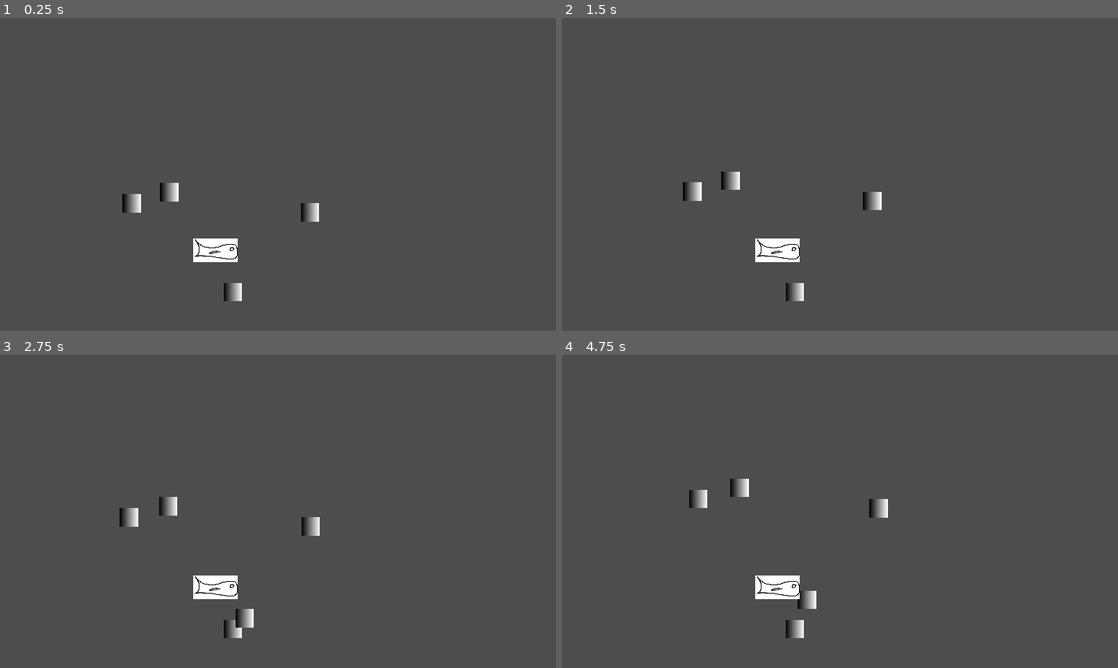
Above: before the commit, frames 1-4 (two rows, left to right).
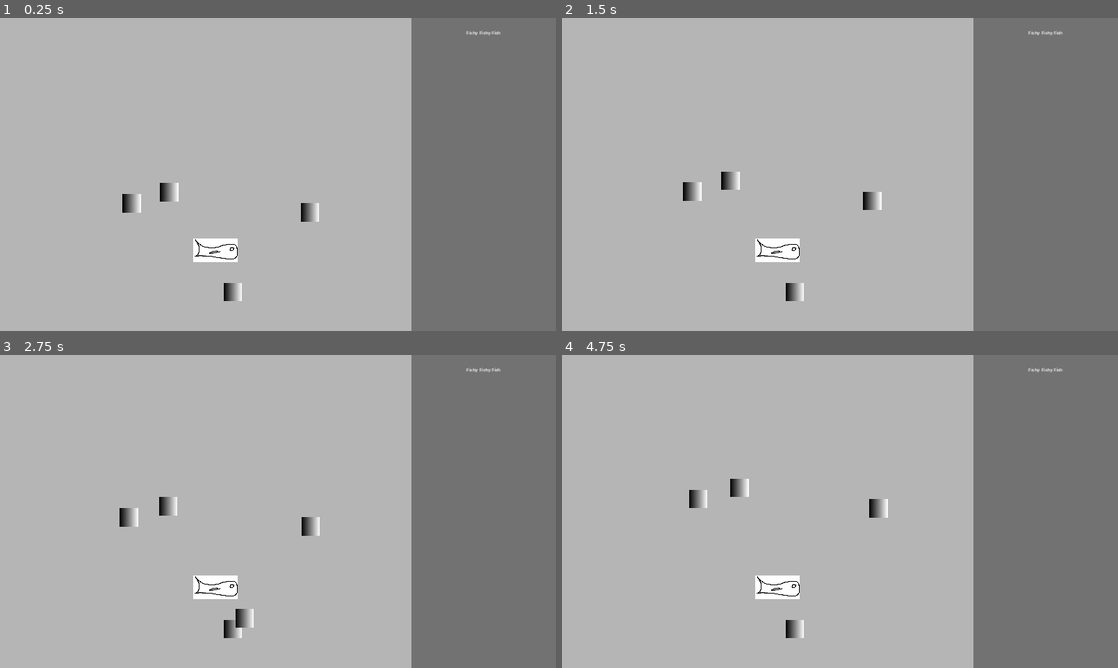
Above: after the commit, the same moments.

Repository: The-breakbar/Blub-Blub-Pop
Game: Godot game, scene res://scenes/main.tscn
The game is run twice, just before and just after one commit, with the same random seed, the same clock (stepped at 60 frames per second) and the same inputs.
Inputs:
- Up to frame 1 (0.25 s): no input
- Up to frame 2 (1.5 s): no input
- Up to frame 3 (2.75 s): no input
- Up to frame 4 (4.75 s): no input

The runs differ from the first frame. In frame 1, 99% of the frame differs, in the area x 0-100%, y 0-100%; in frame 2, 99%; in frame 3, 98%; in frame 4, 99%.

Commit message:
added fish collision

Diff:
--- a/project.godot
+++ b/project.godot
@@ -30,6 +30,10 @@
 window/stretch/mode="canvas_items"
 window/stretch/aspect="expand"
 
+[global_group]
+
+bubbles=""
+
 [input]
 
 toggle_fullscreen={
--- a/scenes/bubble.tscn
+++ b/scenes/bubble.tscn
@@ -46,7 +46,8 @@
 "click": SubResource("Animation_nbtnp")
 }
 
-[node name="bubble" type="RigidBody2D" node_paths=PackedStringArray("animation")]
+[node name="bubble" type="RigidBody2D" node_paths=PackedStringArray("animation") groups=["bubbles"]]
+collision_mask = 0
 input_pickable = true
 gravity_scale = -0.2
 lock_rotation = true
--- a/scenes/main.tscn
+++ b/scenes/main.tscn
@@ -55,4 +55,52 @@
 
 [node name="Timer" type="Timer" parent="audio"]
 
+[node name="ui" type="Control" parent="."]
+layout_mode = 3
+anchors_preset = 15
+anchor_right = 1.0
+anchor_bottom = 1.0
+grow_horizontal = 2
+grow_vertical = 2
+size_flags_horizontal = 4
+mouse_filter = 2
+
+[node name="screenContainer" type="HBoxContainer" parent="ui"]
+layout_mode = 1
+anchors_preset = 15
+anchor_right = 1.0
+anchor_bottom = 1.0
+grow_horizontal = 2
+grow_vertical = 2
+mouse_filter = 2
+theme_override_constants/separation = 0
+
+[node name="game" type="ColorRect" parent="ui/screenContainer"]
+z_index = -1
+layout_mode = 2
+size_flags_horizontal = 3
+mouse_filter = 2
+color = Color(1, 1, 1, 0.584314)
+
+[node name="shop" type="ColorRect" parent="ui/screenContainer"]
+custom_minimum_size = Vector2(500, 0)
+layout_mode = 2
+color = Color(1, 1, 1, 0.211765)
+
+[node name="VBoxContainer" type="VBoxContainer" parent="ui/screenContainer/shop"]
+layout_mode = 1
+anchors_preset = 15
+anchor_right = 1.0
+anchor_bottom = 1.0
+grow_horizontal = 2
+grow_vertical = 2
+
+[node name="Control" type="CenterContainer" parent="ui/screenContainer/shop/VBoxContainer"]
+custom_minimum_size = Vector2(0, 100)
+layout_mode = 2
+
+[node name="Label" type="Label" parent="ui/screenContainer/shop/VBoxContainer/Control"]
+layout_mode = 2
+text = "Fishy Fishy Fish"
+
 [connection signal="timeout" from="audio/Timer" to="audio" method="_on_timer_timeout"]
--- a/scenes/swordfish.tscn
+++ b/scenes/swordfish.tscn
@@ -24,7 +24,7 @@
 shape = SubResource("RectangleShape2D_krxvx")
 debug_color = Color(0.85098, 0.207843, 1, 1)
 
-[node name="AnimatedSprite2D" type="AnimatedSprite2D" parent="CollisionShape2D"]
+[node name="AnimatedSprite2D" type="AnimatedSprite2D" parent="."]
 scale = Vector2(0.2, 0.2)
 sprite_frames = SubResource("SpriteFrames_5mkmf")
 
--- a/scripts/bubble.gd
+++ b/scripts/bubble.gd
@@ -1,3 +1,4 @@
+class_name Bubble
 extends RigidBody2D
 
 @export_range(0, 200) var max_y_speed: float = 50
--- a/scripts/swordfish.gd
+++ b/scripts/swordfish.gd
@@ -1,22 +1,8 @@
 extends Area2D
 
-@export_range(0, 200) var max_speed: float = 50
 
-var time: float = 0
+func _on_body_entered(body: Node2D):
 
-# Called when the node enters the scene tree for the first time.
-func _ready() -> void:
-	monitoring = true
-	pass # Replace with function body.
-
-
-func _process(delta):
-	# position.x += delta * 100
-	pass
-
-
-func body_entered(body: Node2D) -> void:
-	print("other body:", body)
-
-func body_exited(body: Node2D) -> void:
-	print("AAAAAAAA")
+	if body.is_in_group("bubbles"):
+		var bubble = body as Bubble
+		bubble.damage(10.0)
Not shown: 1 places in scenes/main.tscn that only renumber resources
Not shown: 1 places in scenes/swordfish.tscn that only renumber resources
